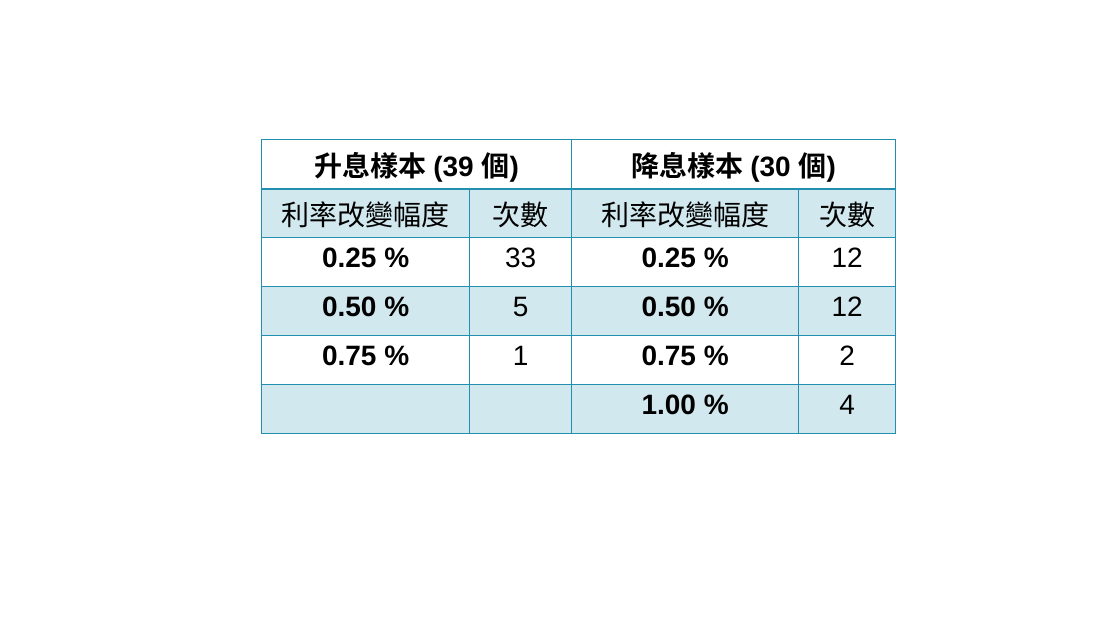
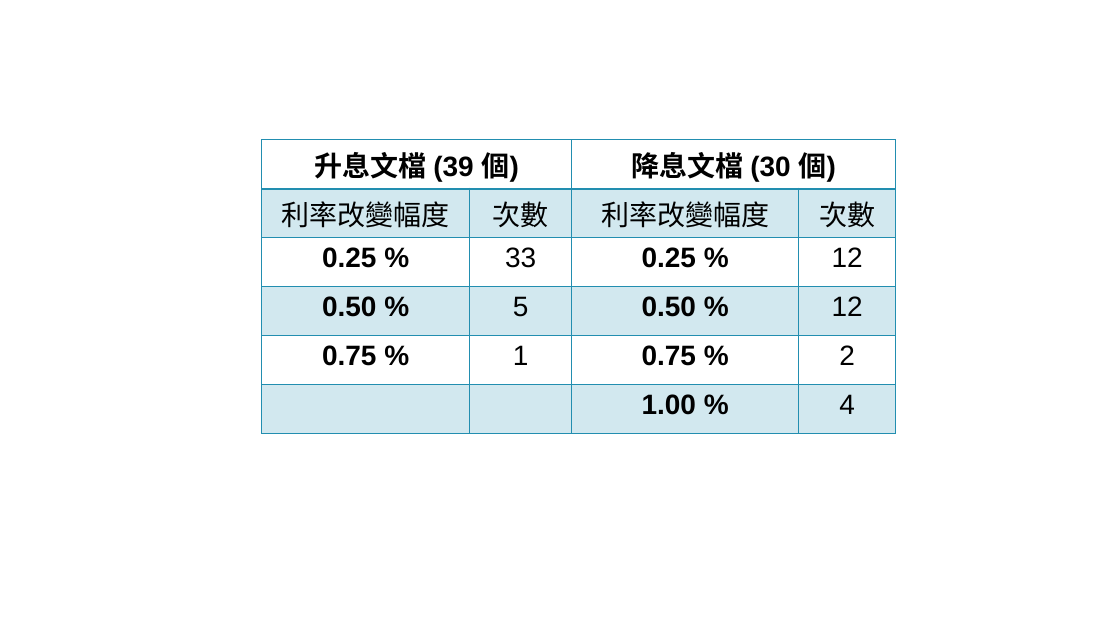
Before and after one commit to yu-cheng-kuo-28/text-mining-on-fomc-minutes, a slide deck: slide 3 of FOMC_05_result/FOMC_minutes_other_results.pptx. Drawn at 1120x630 pixels with LibreOffice and Linux fonts; fonts in the diff are those of the drawing. Boxes give left, top, right and bottom in pixels: in the first picture for what was removed or moved away, otherwise in the second. Text is boxed around its words. In the diff, an @@ line names an element or a change of style, - is before the commit and + after.

```diff
--- a/FOMC_05_result/FOMC_minutes_other_results.pptx
+++ b/FOMC_05_result/FOMC_minutes_other_results.pptx
@@ table at (262, 139, 897, 434) @@
-row 1, column 1: 升息樣本 (39 個)
+row 1, column 1: 升息文檔 (39 個)
-row 1, column 3: 降息樣本 (30 個)
+row 1, column 3: 降息文檔 (30 個)
```
Also in this commit, not shown: 2 other slides changed, 2 slides added.
